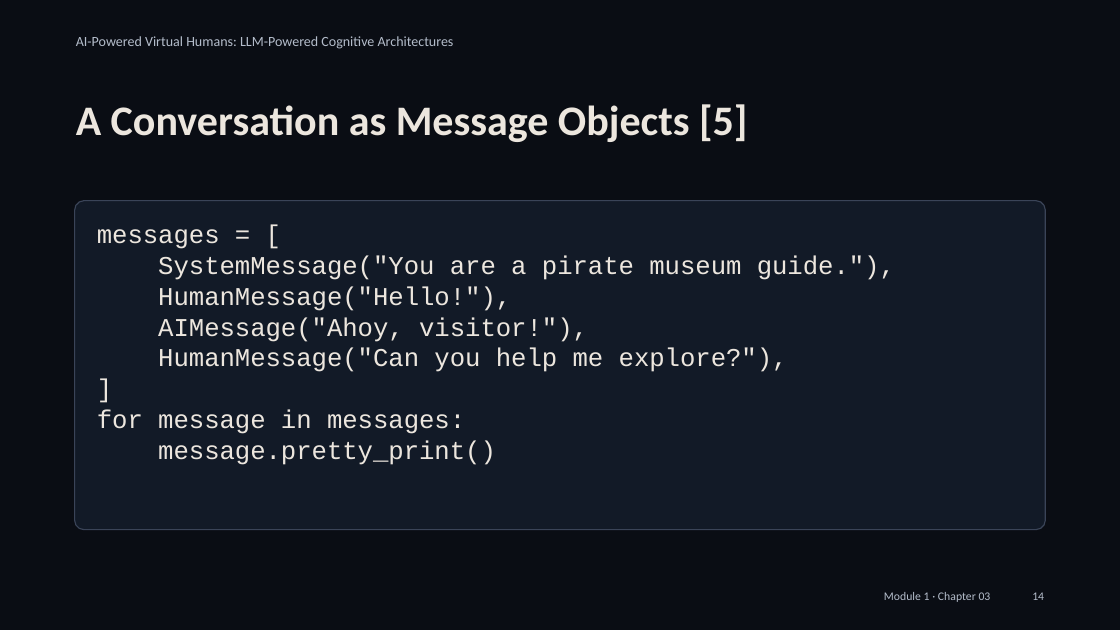
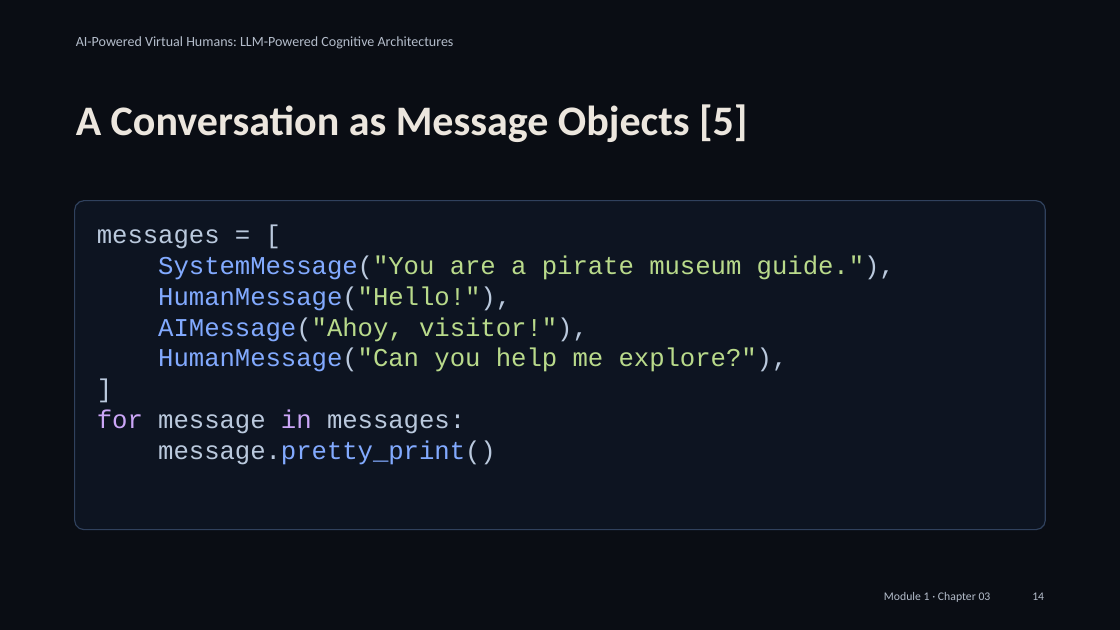
Before and after one commit to alessandropec/virtual-humans-cognitive-architectures, a slide deck: slide 14 of virtual_human_course/Module_1/Chapter_03/Slides/Module_1_Chapter_03_Introduction_to_LangChain.pptx. Drawn at 1120x630 pixels with LibreOffice and Linux fonts; fonts in the diff are those of the drawing. Boxes give left, top, right and bottom in pixels: in the first picture for what was removed or moved away, otherwise in the second. Text is boxed around its words. In the diff, an @@ line names an element or a change of style, - is before the commit and + after.

```diff
--- a/virtual_human_course/Module_1/Chapter_03/Slides/Module_1_Chapter_03_Introduction_to_LangChain.pptx
+++ b/virtual_human_course/Module_1/Chapter_03/Slides/Module_1_Chapter_03_Introduction_to_LangChain.pptx
@@ rounded rectangle at (x1=75, y1=200, x2=1046, y2=530): fill #121A27 to #0D1421; outline #3A4458 0.75 pt to #30415D 0.75 pt @@
@@ text "messages = [" at (x1=97, y1=229, x2=895, y2=465): text colour #ECE6DE to #BAC9DD in "messages = [", "SystemMessage("You guide."),", "HumanMessage("Hello!"),", "AIMessage("Ahoy, visitor!")," and 4 more places; text colour #ECE6DE to #82AAFF in "SystemMessage("You", "HumanMessage("Hello!"),", "AIMessage("Ahoy,", "HumanMessage("Can" and 1 more places; text colour #ECE6DE to #B9DA8B in "SystemMessage("You are a pirate museum guide."),", "HumanMessage("Hello!"),", "AIMessage("Ahoy, visitor!"),", "HumanMessage("Can you help me explore?"),"; text colour #ECE6DE to #CBA6F7 in "for in" @@
```
Also in this commit, not shown: 13 other slides changed, 17 other files.
